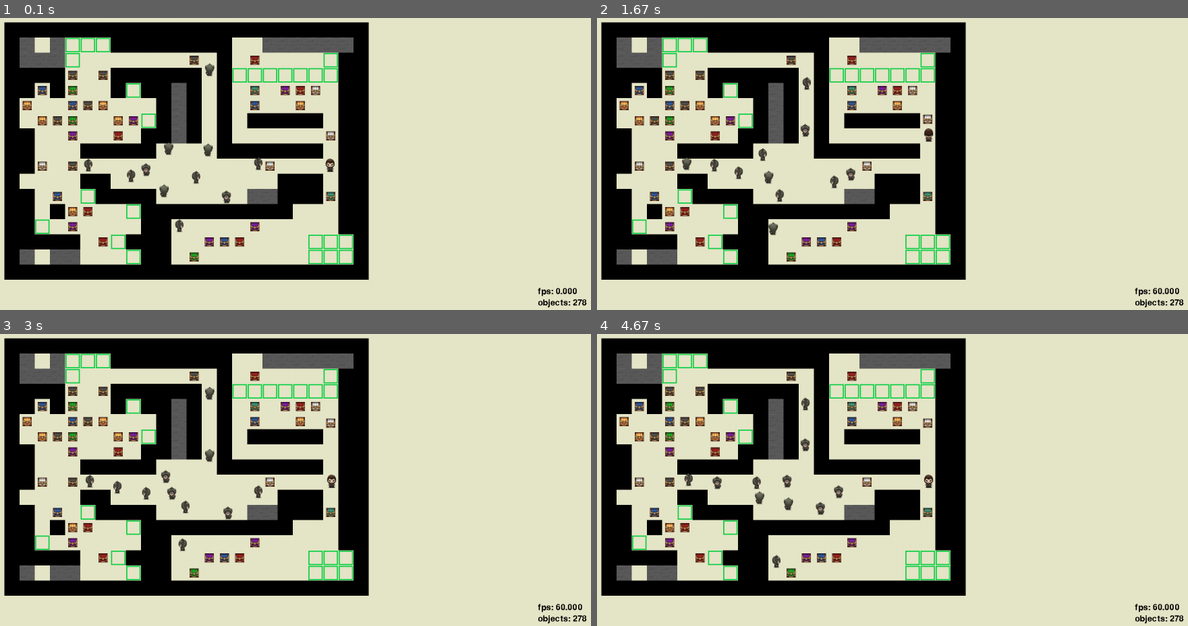
Above: before the commit, frames 1-4 (two rows, left to right).
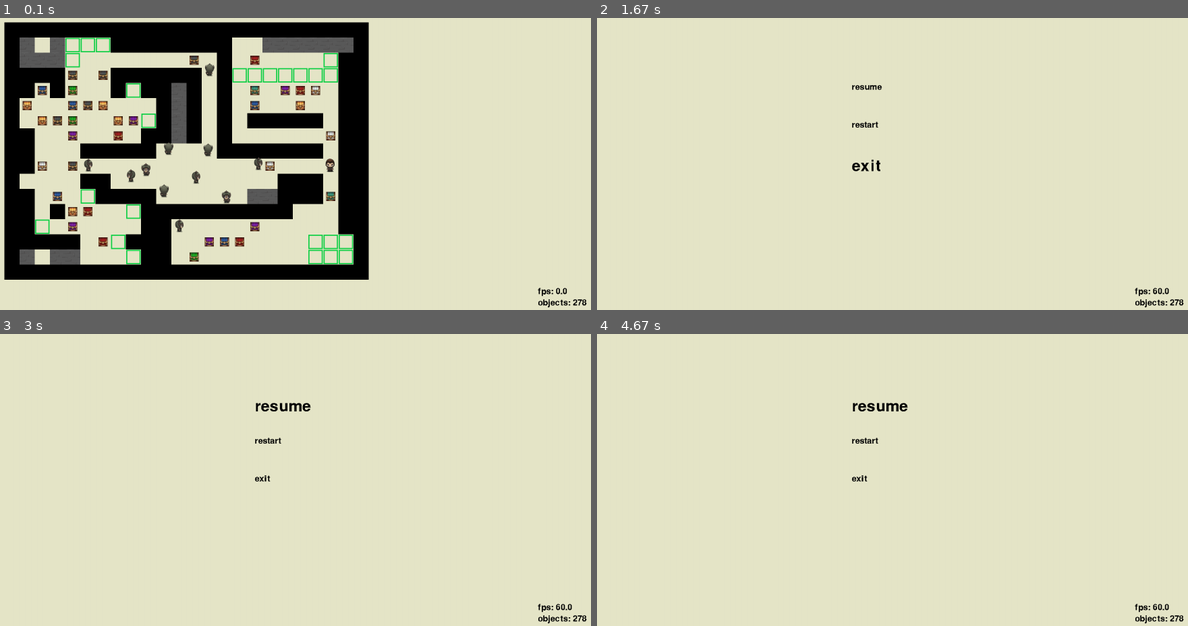
Above: after the commit, the same moments.

Repository: OnlyAoiKunie/sokoban-pygame
Game: pygame game, started from main.py
Two runs of this game, one before a commit and one after it. Both use one fixed random seed, a clock stepped at 60 frames per second and the inputs below.
Inputs:
- Up to frame 1 (0.1 s): no input
- Up to frame 2 (1.67 s): hold Esc 0.33-0.8 s; hold Right 0.33-0.8 s; hold Up from 1.33 s (still down)
- Up to frame 3 (3 s): release Up at 1.8 s; hold Down 1.83-2.3 s
- Up to frame 4 (4.67 s): no input

The runs differ from the first frame. In frame 1, less than 0.1% of the frame differs, in the area x 96-98%, y 92-95%; in frame 2, 32%; in frame 3, 32%; in frame 4, 32%, in the area x 0-99%, y 1-95%.

Commit message:
implement pause frame

Diff:
--- a/element/__init__.py
+++ b/element/__init__.py
@@ -1,13 +1,12 @@
 print("loading resources...")
-from element import consts
+from element.arrow import Arrow
+from element.border import Border
+from element.box import Box
+from element.bullet import Bullet
+from element.goal import Goal
+from element.player import Player
+from element.guard import Guard
+from element.mask import Mask
+from element.wall import Wall
 from element import direction
-from element.wall import Wall
-from element.mask import Mask
-from element.guard import Guard
-from element.player import Player
-from element.goal import Goal
-from element.bullet import Bullet
-from element.box import Box
-from element.border import Border
-from element.arrow import Arrow
 print("done")
--- a/element/box.py
+++ b/element/box.py
@@ -1,19 +1,20 @@
 from element.obj import Object
 from element.goal import Goal
-from element import consts
+import parameter
 from pygame import image, rect
 import random
 
 img = image.load("imgs/boxes.webp").convert_alpha()
-imgs = [ _ for _ in range(10) ]
+imgs = [_ for _ in range(10)]
 for i, _ in enumerate(imgs):
-    offset = consts.BOX_SIZE * i
-    rect_ = rect.Rect(offset, 0, consts.BOX_SIZE, consts.BOX_SIZE)
+    offset = parameter.BOX_SIZE * i
+    rect_ = rect.Rect(offset, 0, parameter.BOX_SIZE, parameter.BOX_SIZE)
     imgs[i] = img.subsurface(rect_)
+
 
 class Box(Object):
     def __init__(self, x, y):
-        super().__init__(x + consts.BOX_OFFSET, y + consts.BOX_OFFSET)
+        super().__init__(x + parameter.BOX_OFFSET, y + parameter.BOX_OFFSET)
         self.__img = random.choice(imgs)
         super().set_img(self.__img)
 
@@ -29,7 +30,7 @@
             if item is self or isinstance(item, Goal):
                 continue
             item_x, item_y = item.pos()
-            if abs(item_x - box_x) < consts.BOX_GAP and abs(item_y - box_y) < consts.BOX_GAP:
+            if abs(item_x - box_x) < parameter.BOX_GAP and abs(item_y - box_y) < parameter.BOX_GAP:
                 return True
         return False
 
--- a/element/bullet.py
+++ b/element/bullet.py
@@ -2,7 +2,8 @@
 from element.player import Player
 from element.guard import Guard
 from element.goal import Goal
-from element import consts, direction
+from element import direction
+import parameter
 from pygame import image
 
 img = image.load("imgs/bullet.png").convert_alpha()
@@ -12,7 +13,7 @@
     def __init__(self, x, y, bullet_dir):
         super().__init__(x, y)
         super().set_img(img)
-        self.__velocity = consts.BULLET_VELOCITY
+        self.__velocity = parameter.BULLET_VELOCITY
         self.__direction = bullet_dir
 
         if self.__direction == direction.DOWN:
@@ -36,7 +37,7 @@
             if item is self or isinstance(item, Player) or isinstance(item, Goal):
                 continue
             item_x, item_y = item.pos()
-            if abs(item_x - bullet_x) < consts.GAP and abs(item_y - bullet_y) < consts.GAP:
+            if abs(item_x - bullet_x) < parameter.GAP and abs(item_y - bullet_y) < parameter.GAP:
                 world.remove(self)
                 if isinstance(item, Guard):
                     world.remove(item)
--- a/element/guard.py
+++ b/element/guard.py
@@ -1,7 +1,7 @@
 from element.obj import Object
 from pygame import image, transform
 from element import direction
-from element import consts
+import parameter
 
 imgs = [_ for _ in range(4)]
 
@@ -20,7 +20,7 @@
         super().__init__(x, y)
         self.__dir = direction.DOWN
         super().set_img(self.__img())
-        self.__velocity = consts.GUARD_VELOCITY
+        self.__velocity = parameter.GUARD_VELOCITY
 
     def set_dir(self, direction):
         self.__dir = direction
@@ -50,7 +50,7 @@
             if item is self:
                 continue
             item_x, item_y = item.pos()
-            if abs(item_x - police_x) < consts.GAP and abs(item_y - police_y) < consts.GAP:
+            if abs(item_x - police_x) < parameter.GAP and abs(item_y - police_y) < parameter.GAP:
                 return True
         return False
 
--- a/element/mask.py
+++ b/element/mask.py
@@ -1,5 +1,5 @@
 from pygame import image
-from element import consts
+import parameter
 
 img = image.load("imgs/mask.webp").convert_alpha()
 
@@ -9,8 +9,8 @@
         self.__x, self.__y = x, y
         self.__img = img
         self.img_size = (3840, 2160)
-        self.offset_x = (3840-consts.IMG_SIZE) // 2
-        self.offset_y = (2160-consts.IMG_SIZE) // 2
+        self.offset_x = (3840-parameter.IMG_SIZE) // 2
+        self.offset_y = (2160-parameter.IMG_SIZE) // 2
 
     def set_pos(self, x, y):
         self.__x, self.__y = x, y
@@ -21,5 +21,6 @@
     def img(self):
         return self.__img
 
+
 if __name__ == "__main__":
     pass
--- a/element/player.py
+++ b/element/player.py
@@ -2,8 +2,8 @@
 from element.box import Box
 from element.goal import Goal
 from pygame import image, transform
-from element import consts
 from element import direction
+import parameter
 
 import time
 
@@ -48,7 +48,7 @@
         if self.__ammo < 0:
             return False
         now = time.time()
-        if now - self.__cooldown > consts.BULLET_COOLDOWN:
+        if now - self.__cooldown > parameter.BULLET_COOLDOWN:
             self.__cooldown = now
             self.__ammo -= 1
             return True
@@ -68,7 +68,7 @@
             if item is self or isinstance(item, Goal):
                 continue
             item_x, item_y = item.pos()
-            if abs(item_x - player_x) < consts.GAP and abs(item_y - player_y) < consts.GAP:
+            if abs(item_x - player_x) < parameter.GAP and abs(item_y - player_y) < parameter.GAP:
                 # 碰撞到的是箱子的情況
                 if isinstance(item, Box):
                     prev_pos = item.pos()
--- /dev/null
+++ b/frame/__init__.py
@@ -0,0 +1 @@
+import frame.pause
--- /dev/null
+++ b/frame/pause.py
@@ -0,0 +1,47 @@
+import time
+import pygame
+
+import parameter
+
+
+class Pause():
+    def __init__(self):
+        self.__stw = False
+        self.__selection = 0
+        self.__normal_font = pygame.font.SysFont("default", 32)
+        self.__selected_font = pygame.font.SysFont("default", 60)
+        self.__option1_pos = (parameter.WIN_WIDTH//2-100, parameter.WIN_HEIGHT//2-200)
+        self.__option2_pos = (parameter.WIN_WIDTH//2-100, parameter.WIN_HEIGHT//2-100)
+        self.__option3_pos = (parameter.WIN_WIDTH//2-100, parameter.WIN_HEIGHT//2)
+        self.__cooldown = time.time()
+
+    def update(self, screen):
+        now = time.time()
+        if now - self.__cooldown > parameter.PAUSE_KEY_COOLDOWN:
+            self.__cooldown = now
+            keys = pygame.key.get_pressed()
+
+            if keys[pygame.K_UP]:
+                self.__selection -= 1
+            elif keys[pygame.K_DOWN]:
+                self.__selection += 1
+
+            if self.__selection < 0 or self.__selection > 2:
+                self.__selection %= 3
+
+        self.__draw(screen)
+
+    def __draw(self, screen):
+        text = self.__render_text("resume", 0)
+        screen.blit(text, self.__option1_pos)
+        text = self.__render_text("restart", 1)
+        screen.blit(text, self.__option2_pos)
+        text = self.__render_text("exit", 2)
+        screen.blit(text, self.__option3_pos)
+
+    def __render_text(self, text, target_selection):
+        if self.__selection == target_selection:
+            text = self.__selected_font.render(text, False, (0, 0, 0))
+        else:
+            text = self.__normal_font.render(text, False, (0, 0, 0))
+        return text
--- a/main.py
+++ b/main.py
@@ -3,11 +3,15 @@
 
 pygame.init()  # 初始化pygame
 pygame.font.init()
-width, height = 1600, 800  # 設定視窗大小
-screen = pygame.display.set_mode((width, height))
+
+import parameter
+
+# 設定視窗大小
+screen = pygame.display.set_mode((parameter.WIN_WIDTH, parameter.WIN_HEIGHT))
 
 import element
 import maps
+import frame
 
 # bg_r = pygame.transform.scale(bg_r, (img_width, img_height))
 
@@ -22,6 +26,8 @@
         self.map_ = maps.get_map(level)
         self.build_world()
         self.key_cooldown = time.time()
+        self.game_pause = frame.pause.Pause()
+        self.STW = False
 
         self.display_font = pygame.font.SysFont("default", 32)
 
@@ -39,11 +45,16 @@
                     in_game = False
 
             self.screen.fill(self.background)
-            self.update_world()
-            self.draw_world()
-            self.screen.blit(self.player.img(), self.player.pos())
 
-            text = " fps: {:.03f}".format(self.ticker.get_fps())
+            if self.STW:
+                self.game_pause.update(self.screen)
+            else:
+                self.update_world()
+                self.key_handle()
+                self.draw_world()
+                self.screen.blit(self.player.img(), self.player.pos())
+
+            text = " fps: {:.1f}".format(self.ticker.get_fps())
             text = self.display_font.render(text, False, (0, 0, 0))
             self.screen.blit(text, (1440, 740))
 
@@ -54,8 +65,6 @@
             pygame.display.update()
             self.ticker.tick(60)  # 60 fps
 
-            self.key_handle()
-
         pygame.quit()
 
     # 按鍵輸入處理
@@ -64,29 +73,28 @@
 
         # player movement
         if keys[pygame.K_UP]:
-            self.player.move(0, -element.consts.PLAYER_VELOCITY, self.world)
+            self.player.move(0, -parameter.PLAYER_VELOCITY, self.world)
             self.player.set_dir(element.direction.UP)
         elif keys[pygame.K_DOWN]:
-            self.player.move(0, element.consts.PLAYER_VELOCITY, self.world)
+            self.player.move(0, parameter.PLAYER_VELOCITY, self.world)
             self.player.set_dir(element.direction.DOWN)
         elif keys[pygame.K_LEFT]:
-            self.player.move(-element.consts.PLAYER_VELOCITY, 0, self.world)
+            self.player.move(-parameter.PLAYER_VELOCITY, 0, self.world)
             self.player.set_dir(element.direction.LEFT)
         elif keys[pygame.K_RIGHT]:
-            self.player.move(element.consts.PLAYER_VELOCITY, 0, self.world)
+            self.player.move(parameter.PLAYER_VELOCITY, 0, self.world)
             self.player.set_dir(element.direction.RIGHT)
 
         # game restart
         if keys[pygame.K_r]:
             now = time.time()
-            if now - self.key_cooldown > element.consts.KEY_COOLDOWN:
+            if now - self.key_cooldown > parameter.KEY_COOLDOWN:
                 self.restart()
                 self.key_cooldown = now
 
         # game pause
-        # todo
         if keys[pygame.K_ESCAPE]:
-            pass
+            self.STW = True
 
         # player attack
         if keys[pygame.K_SPACE]:
@@ -140,6 +148,9 @@
             player_x, player_y = self.player.pos()
             self.screen.blit(self.mask.img(), (player_x-self.mask.offset_x, player_y-self.mask.offset_y))
 
+    def pause(self):
+        pass
+
     def restart(self):
         self.build_world()
 
--- a/element/consts.py
+++ b/parameter/__init__.py
@@ -1,3 +1,5 @@
+WIN_WIDTH, WIN_HEIGHT = 1600, 800
+
 IMG_SIZE = 40  # pixel
 GAP = IMG_SIZE - 4  # pixel
 BOX_SIZE = 24
@@ -10,3 +12,5 @@
 
 BULLET_COOLDOWN = 0.2  # sec
 KEY_COOLDOWN = 0.5
+
+PAUSE_KEY_COOLDOWN = 0.08
